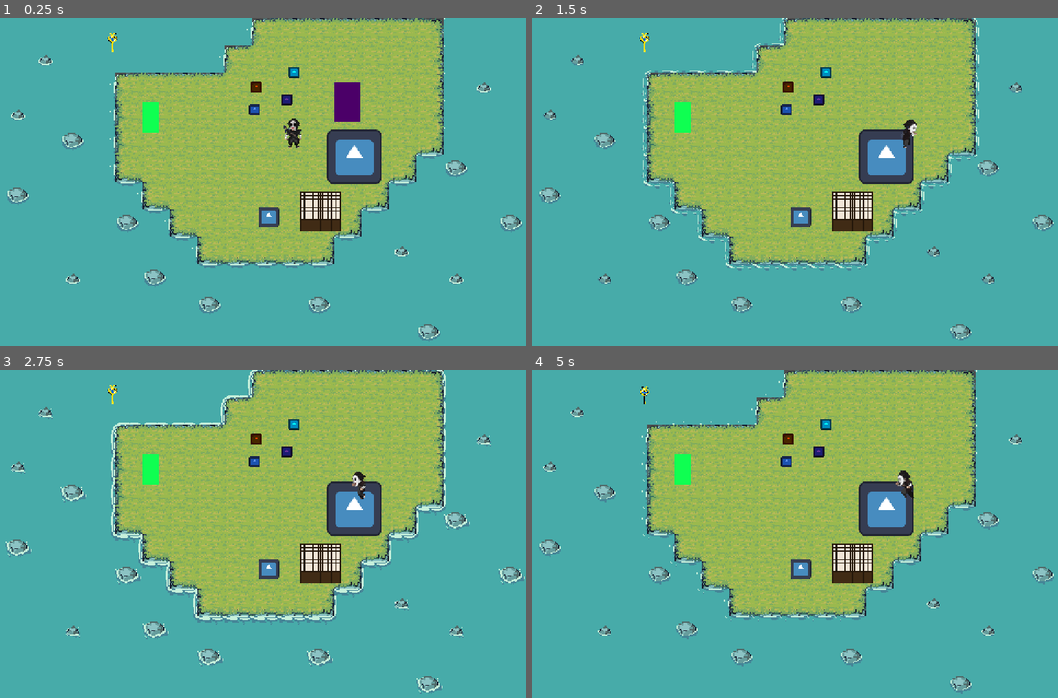
Above: before the commit, frames 1-4 (two rows, left to right).
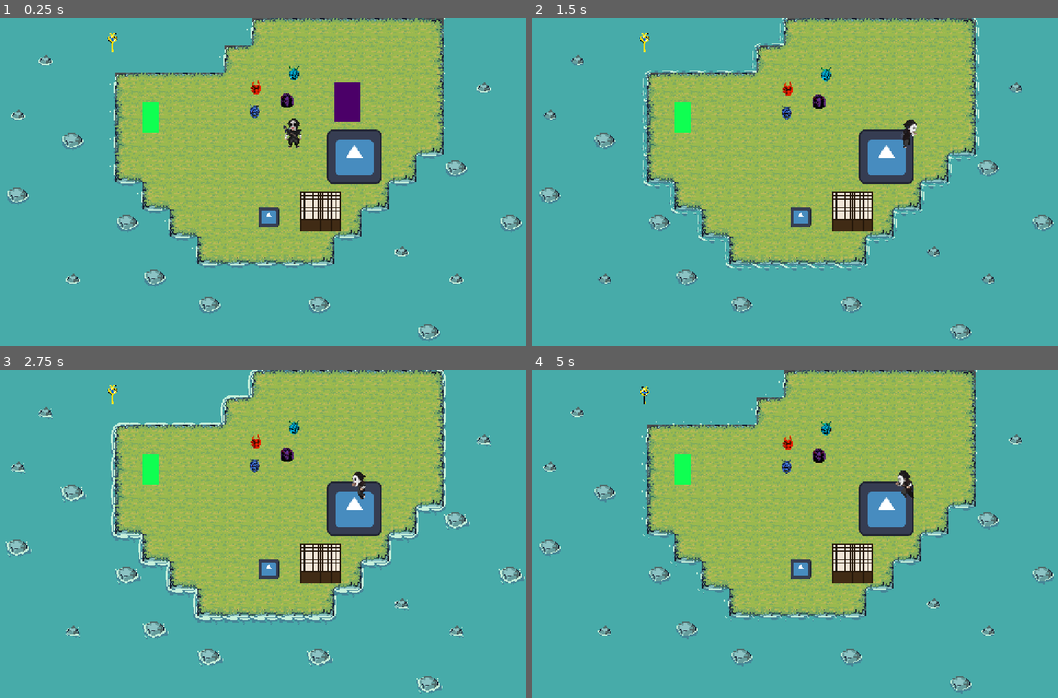
Above: after the commit, the same moments.

Repository: lajd-ufma/GGJ2026-game
Game: Godot game, scene res://playground/scenesPG/playground.tscn
Same seed, same stepped clock (60 frames per second), same inputs: the game is played once before the commit and once after it. This scene is started directly instead of the project's main scene. The engine's default icon, where the game draws it, is replaced by a stand-in: a white triangle on a blue panel in a dark square.
Inputs:
- Up to frame 1 (0.25 s): no input
- Up to frame 2 (1.5 s): tap Enter (ui_accept) at 0.5, 0.77 s; hold J (shoot) 0.53-1.28 s; hold D (move_right) from 0.53 s (still down); tap Space (special) at 1.35 s
- Up to frame 3 (2.75 s): tap Enter (ui_accept) at 1.52 s; release D (move_right) at 2.03 s; hold A (move_left) from 2.03 s (still down); hold J (shoot) from 2.03 s (still down)
- Up to frame 4 (5 s): release A (move_left) at 2.78 s; release J (shoot) at 2.78 s; hold D (move_right) 2.78-4.28 s; tap Space (special) at 2.85, 4.35 s; tap Enter (ui_accept) at 3.02, 3.77, 4.52 s; hold J (shoot) 3.53-4.28 s; hold A (move_left) from 4.28 s (still down)

The runs differ from the first frame. In frame 1, 0.3% of the frame differs, in the area x 47-57%, y 14-31%; in frame 2, 0.3%; in frame 3, 0.3%; in frame 4, 0.4%, in the area x 47-57%, y 15-32%.

Commit message:
generic_mask  with sprites

Diff:
--- a/generic_mask.gd
+++ b/generic_mask.gd
@@ -2,6 +2,11 @@
 extends Node2D
 
 enum MaskElement {VENTO, FOGO, AGUA, SOMBRA}
+
+var mask_vento := preload("res://assets/masks/mask_fujin.png")
+var mask_fogo := preload("res://assets/masks/mask_kagutsuchi.png")
+var mask_escuridao := preload("res://assets/masks/mask_izanami.png")
+#var mask_vento := preload("res://assets/masks/mask_fujin.png")
 
 @export var mask_element: MaskElement:
 	set(value):
@@ -20,12 +25,15 @@
 	match mask_element:
 		MaskElement.VENTO:
 			sprite.modulate = Color.CYAN
+			sprite.texture = mask_vento
 		MaskElement.FOGO:
 			sprite.modulate = Color.ORANGE_RED
+			sprite.texture = mask_fogo
 		MaskElement.AGUA:
 			sprite.modulate = Color.CORNFLOWER_BLUE
 		MaskElement.SOMBRA:
 			sprite.modulate = Color.REBECCA_PURPLE
+			sprite.texture = mask_escuridao
 
 func _on_area_2d_body_entered(body: Node2D) -> void:
 	if body.is_in_group("player"):
--- a/generic_mask.tscn
+++ b/generic_mask.tscn
@@ -1,16 +1,56 @@
 [gd_scene format=3 uid="uid://h4vm1pmkjc6u"]
 
 [ext_resource type="Script" uid="uid://bcphf833wnt51" path="res://generic_mask.gd" id="1_h87lm"]
-[ext_resource type="Texture2D" uid="uid://cmyty7alrffcu" path="res://icon.svg" id="2_magpp"]
+[ext_resource type="Texture2D" uid="uid://hmiryuisnu17" path="res://assets/masks/mask_fujin.png" id="2_magpp"]
 
 [sub_resource type="CircleShape2D" id="CircleShape2D_magpp"]
+radius = 27.45906
+
+[sub_resource type="Animation" id="Animation_magpp"]
+length = 0.001
+tracks/0/type = "value"
+tracks/0/imported = false
+tracks/0/enabled = true
+tracks/0/path = NodePath("Sprite2D:position")
+tracks/0/interp = 1
+tracks/0/loop_wrap = true
+tracks/0/keys = {
+"times": PackedFloat32Array(0),
+"transitions": PackedFloat32Array(1),
+"update": 0,
+"values": [Vector2(0, 0)]
+}
+
+[sub_resource type="Animation" id="Animation_1gqxg"]
+resource_name = "idle"
+length = 2.0
+loop_mode = 1
+tracks/0/type = "value"
+tracks/0/imported = false
+tracks/0/enabled = true
+tracks/0/path = NodePath("Sprite2D:position")
+tracks/0/interp = 1
+tracks/0/loop_wrap = true
+tracks/0/keys = {
+"times": PackedFloat32Array(0, 1, 2),
+"transitions": PackedFloat32Array(1, 1, 1),
+"update": 0,
+"values": [Vector2(0, 0), Vector2(0, 10), Vector2(0, 0)]
+}
+
+[sub_resource type="AnimationLibrary" id="AnimationLibrary_elo0p"]
+_data = {
+&"RESET": SubResource("Animation_magpp"),
+&"idle": SubResource("Animation_1gqxg")
+}
 
 [node name="generic_mask" type="Node2D" unique_id=241255481]
 script = ExtResource("1_h87lm")
 mask_element = 2
 
 [node name="Sprite2D" type="Sprite2D" parent="." unique_id=1895112890]
-scale = Vector2(0.2, 0.2)
+modulate = Color(0.39215687, 0.58431375, 0.92941177, 1)
+scale = Vector2(0.15, 0.15)
 texture = ExtResource("2_magpp")
 
 [node name="Area2D" type="Area2D" parent="." unique_id=1098973325]
@@ -19,4 +59,8 @@
 [node name="CollisionShape2D" type="CollisionShape2D" parent="Area2D" unique_id=1878887876]
 shape = SubResource("CircleShape2D_magpp")
 
+[node name="AnimationPlayer" type="AnimationPlayer" parent="." unique_id=1914366396]
+libraries/ = SubResource("AnimationLibrary_elo0p")
+autoplay = &"idle"
+
 [connection signal="body_entered" from="Area2D" to="." method="_on_area_2d_body_entered"]
Not shown, added: assets/masks/mask_fujin.png.import
Not shown, added: assets/masks/mask_izanami.png.import
Not shown, added: assets/masks/mask_kagutsuchi.png.import
